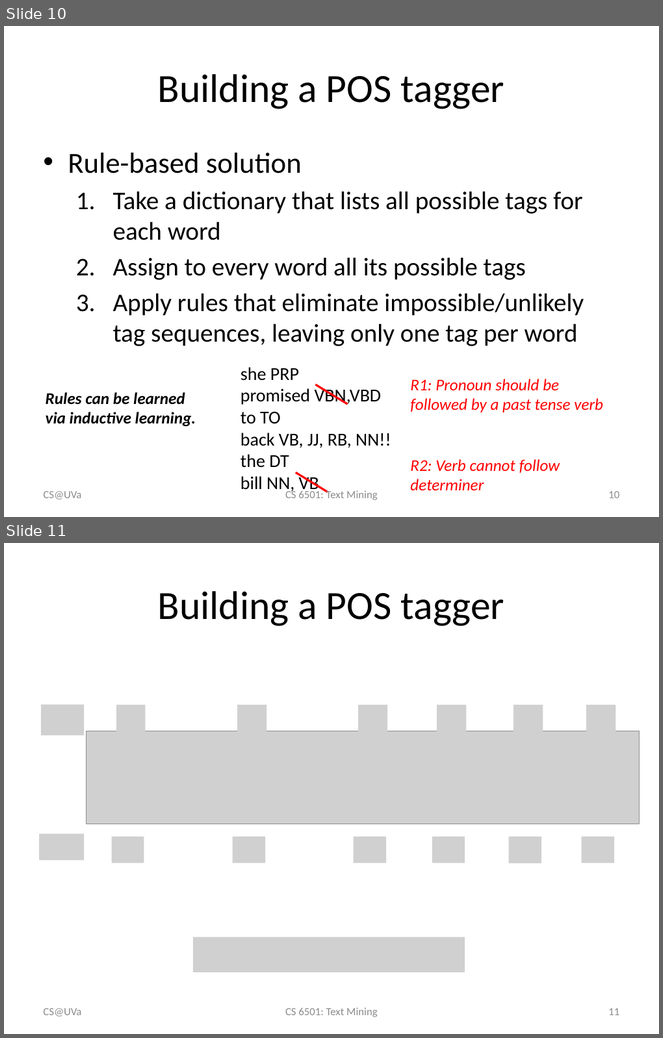
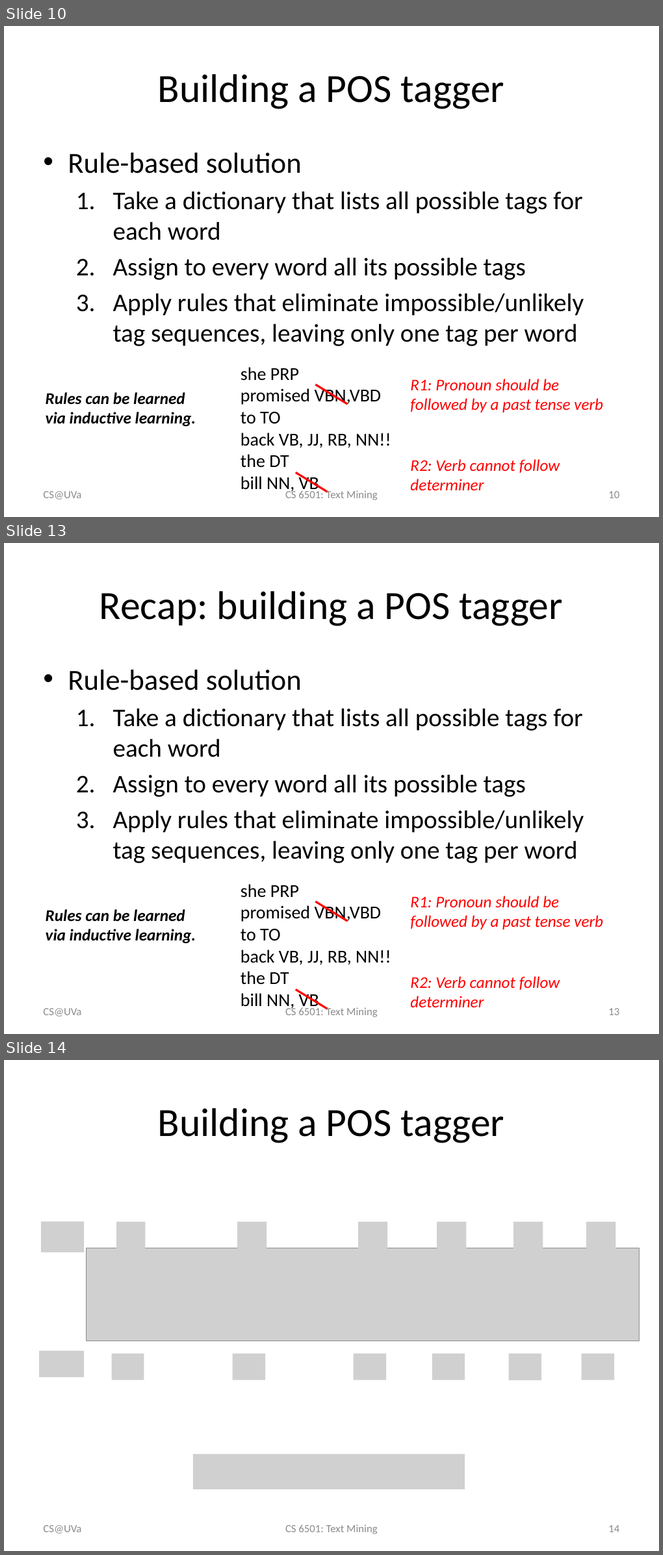
Before and after one commit to wang296/CS6501-Text-Mining, a slide deck: docs/POSTagging-SequenceLabeling.pptx. Shown one above the other, each under a label of ours: slides 10 and 11 before the commit, slides 10, 13 and 14 after it; the slides between them are not shown. The pictures are 663x1038 and 663x1555 pixels, drawn with LibreOffice and Linux fonts; fonts in the diff are those of the drawing; grey boxes stand for pictures. Boxes give left, top, right and bottom in pixels: in the first picture for what was removed or moved away, otherwise in the second. Text is boxed around its words. In the diff, an @@ line names an element or a change of style, - is before the commit and + after.

```diff
--- a/docs/POSTagging-SequenceLabeling.pptx
+++ b/docs/POSTagging-SequenceLabeling.pptx
@@ slide 13 added at box(4, 543, 659, 1034), background #FFFFFF @@
@@ title added at box(100, 591, 563, 626), 44 pt, text #000000 @@
+Recap: building a POS tagger
@@ text added at box(68, 670, 584, 863), 28 pt, text #000000 @@
+• Rule-based solution
+  1. Take a dictionary that lists all possible tags for each word
+  2. Assign to every word all its possible tags
+  3. Apply rules that eliminate impossible/unlikely tag sequences, leaving only one tag per word
@@ text added at box(241, 884, 391, 1011), 20 pt, text #000000 @@
+she PRP
+promised VBN,VBD
+to TO
+back VB, JJ, RB, NN!!
+the DT
+bill NN, VB
@@ text added at box(46, 910, 196, 944), 18 pt, text #000000, bold, italic @@
+Rules can be learned via inductive learning.
@@ line added from (316, 902) to (347, 921), #FF0000 2.25 pt @@
@@ text added at box(410, 896, 603, 930), 18 pt, text #FF0000, italic @@
+R1: Pronoun should be followed by a past tense verb
@@ line added from (296, 990) to (328, 1010), #FF0000 2.25 pt @@
@@ text added at box(410, 977, 560, 1008), 18 pt, text #FF0000, italic @@
+R2: Verb cannot follow determiner
@@ text added at box(43, 1008, 81, 1017), 12 pt, text #8C8C8C @@
+CS@UVa
@@ text added at box(285, 1007, 378, 1017), 12 pt, text #8C8C8C @@
+CS 6501: Text Mining
@@ page number added at box(608, 1008, 620, 1016), 12 pt, text #8C8C8C @@
+13
@@ what was slide 11 is now slide 14 @@
@@ page number at box(608, 1525, 620, 1533): text changed @@
-11
+14
```
Also in this commit, not shown: 8 slides changed, 4 other slides added.
